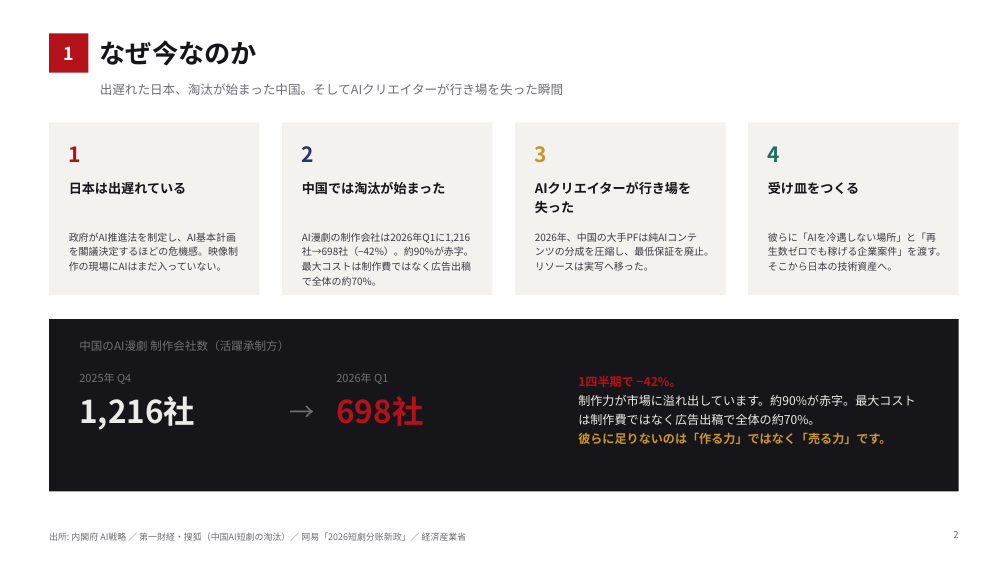
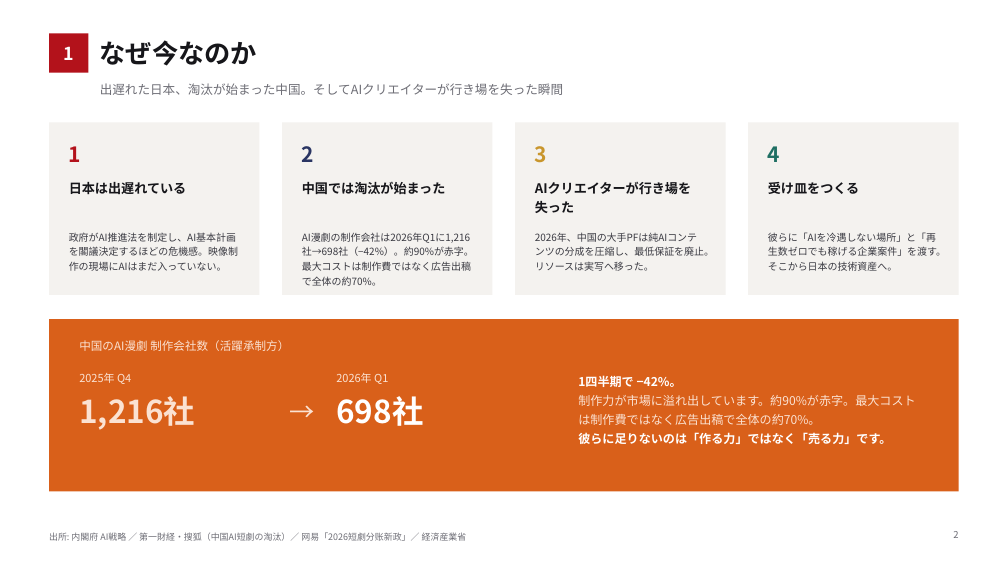
Before and after one commit to bpn333333/test, a slide deck: slide 3 of 投資家向け企画書.pptx. Drawn at 1008x567 pixels with LibreOffice and Linux fonts; fonts in the diff are those of the drawing. Boxes give left, top, right and bottom in pixels: in the first picture for what was removed or moved away, otherwise in the second. Text is boxed around its words. In the diff, an @@ line names an element or a change of style, - is before the commit and + after.

```diff
--- a/投資家向け企画書.pptx
+++ b/投資家向け企画書.pptx
@@ rectangle at [49, 319, 959, 492]: fill #16161A to #D9601A @@
@@ text "1四半期で −42%。" at [578, 375, 915, 444]: text colour #B3121B to #FFFFFF in "1四半期で −42%。"; text colour #EDEBE7 to #FBE2D2 in "制作力が市場に溢れ出しています。約90%が赤字。最大コストは制作費ではなく広告出稿で全体の約70%。"; text colour #C9962C to #FFFFFF in "彼らに足りないのは「作る力」ではなく「売る力」です。" @@
@@ text "1,216社" at [79, 396, 195, 430]: text colour #EDEBE7 to #FBE2D2 @@
@@ text colour #6E6E76 to #FBE2D2 in 4 elements at [79, 340, 289, 351], [79, 373, 131, 384], [336, 373, 388, 384], [276, 389, 329, 434] @@
@@ text "698社" at [336, 396, 423, 426]: text colour #B3121B to #FFFFFF @@
```
Also in this commit, not shown: 16 other slides changed, 2 other files.
